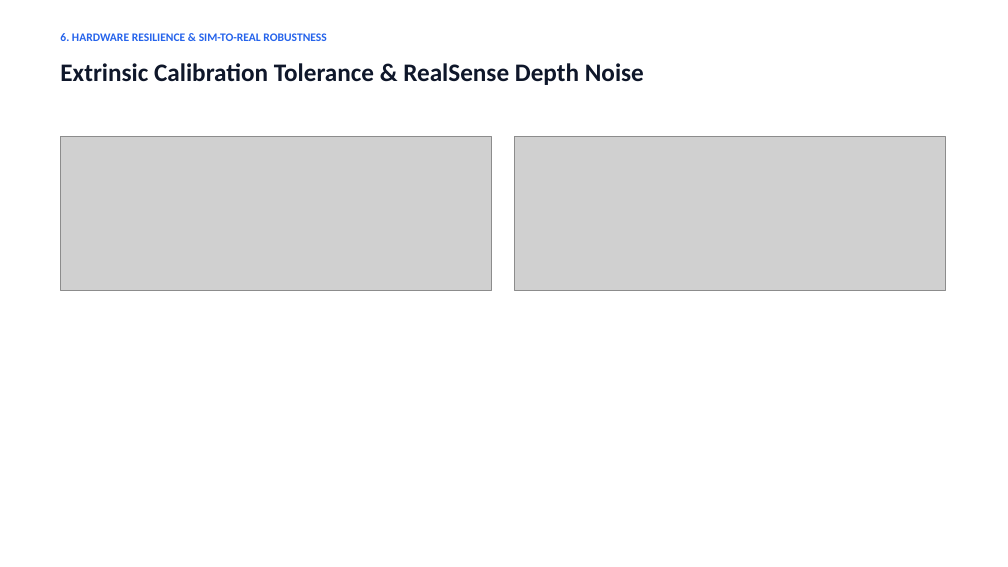
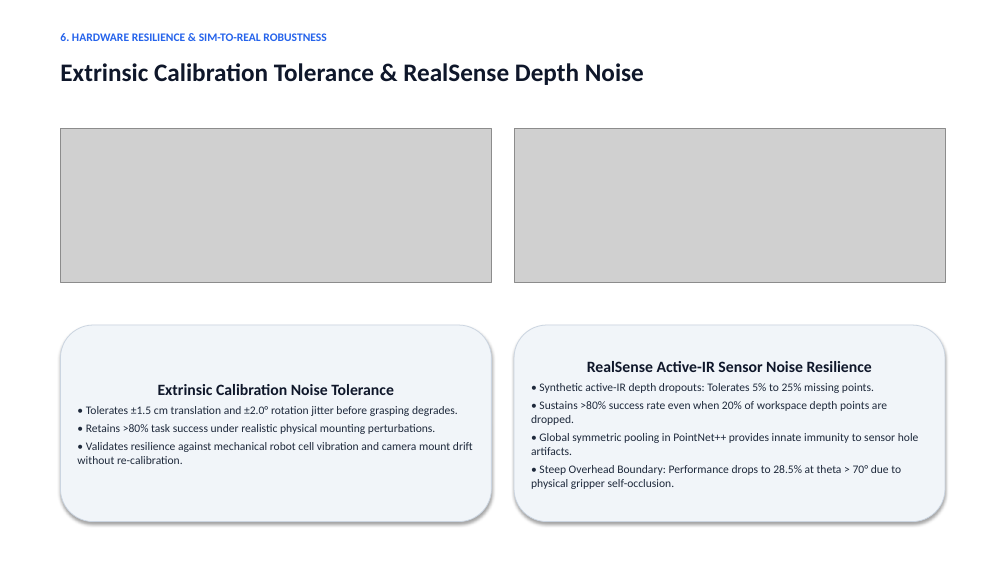
Before and after one commit to Durgesh-Shelke/Multi-viewpoint_Generalization, a slide deck: slide 7 of BTP_Final_Defense_Presentation.pptx. Drawn at 1008x567 pixels with LibreOffice and Linux fonts; fonts in the diff are those of the drawing; grey boxes stand for pictures. Boxes give left, top, right and bottom in pixels: in the first picture for what was removed or moved away, otherwise in the second. Text is boxed around its words. In the diff, an @@ line names an element or a change of style, - is before the commit and + after.

```diff
--- a/BTP_Final_Defense_Presentation.pptx
+++ b/BTP_Final_Defense_Presentation.pptx
@@ picture: place and size @@
-picture at [60,136,492,290]
+picture at [60,129,492,283]
@@ picture: place and size @@
-picture at [514,136,945,290]
+picture at [514,129,945,283]
@@ rounded rectangle added at [60,325,492,522], fill #F1F5F9, outline #CBD5E1 0.75 pt, 11 pt, text #1E293B @@
+Extrinsic Calibration Noise Tolerance
+• Tolerates ±1.5 cm translation and ±2.0° rotation jitter before grasping degrades.
+• Retains >80% task success under realistic physical mounting perturbations.
+• Validates resilience against mechanical robot cell vibration and camera mount drift without re-calibration.
@@ rounded rectangle added at [514,325,945,522], fill #F1F5F9, outline #CBD5E1 0.75 pt, 11 pt, text #1E293B @@
+RealSense Active-IR Sensor Noise Resilience
+• Synthetic active-IR depth dropouts: Tolerates 5% to 25% missing points.
+• Sustains >80% success rate even when 20% of workspace depth points are dropped.
+• Global symmetric pooling in PointNet++ provides innate immunity to sensor hole artifacts.
+• Steep Overhead Boundary: Performance drops to 28.5% at theta > 70° due to physical gripper self-occlusion.
```
Also in this commit, not shown: 13 other slides changed, 6 other files.
